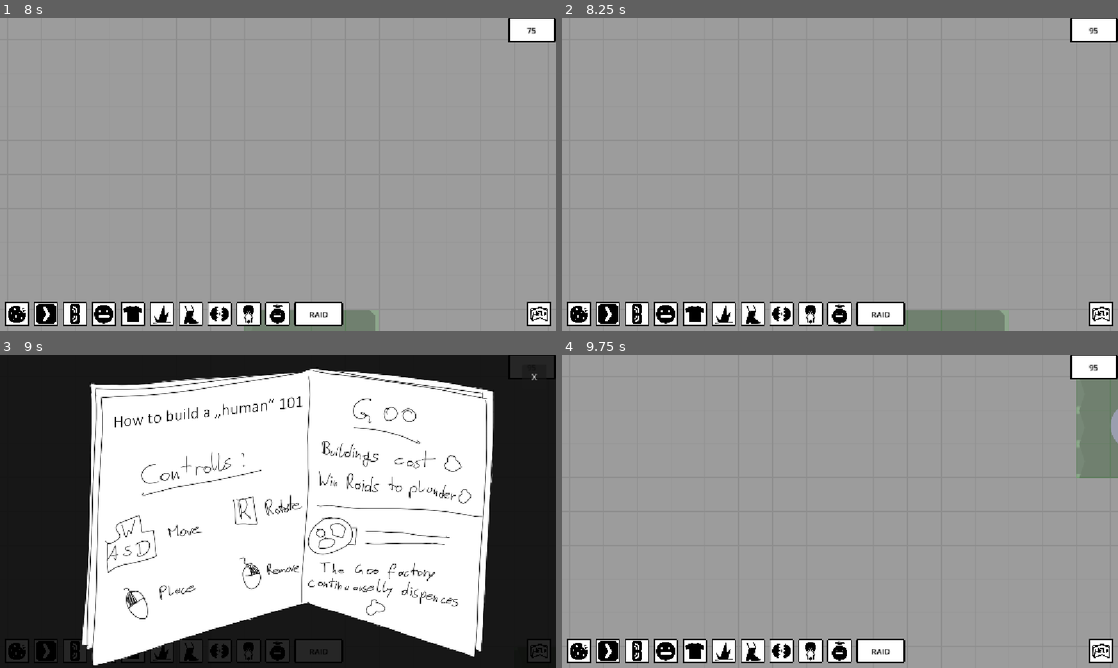
Above: before the commit, frames 1-4 (two rows, left to right).
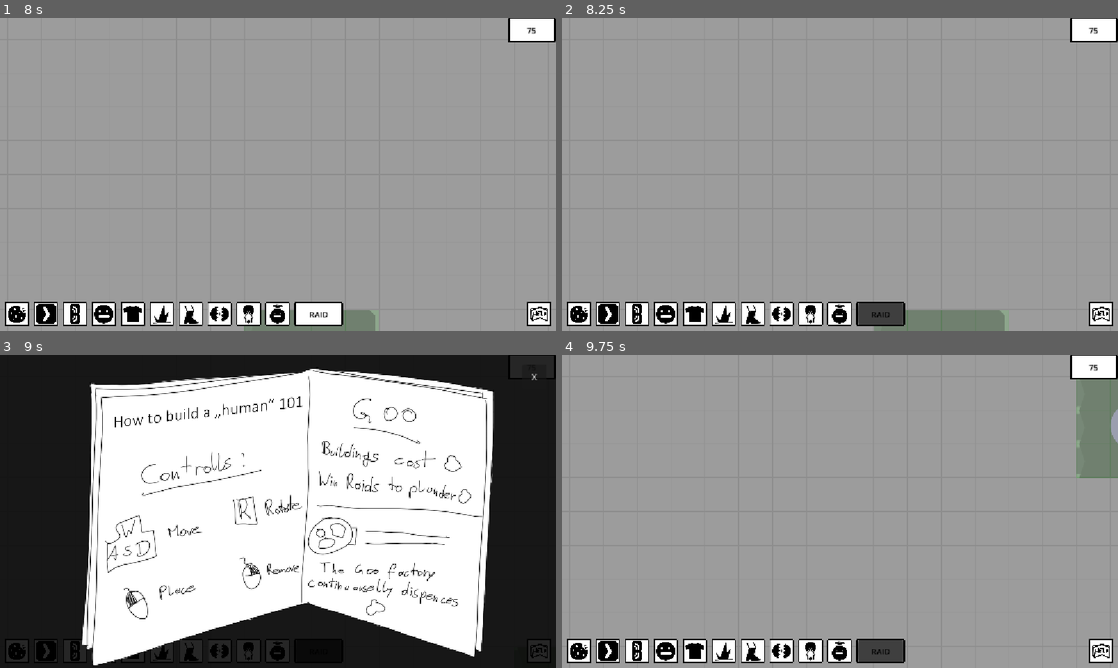
Above: after the commit, the same moments.

Repository: Schlutzkrapfen/Camara-Game
Game: Godot game, scene res://Levels/main_scene_RobertTesting.tscn
The game is run twice, just before and just after one commit, with the same random seed, the same clock (stepped at 60 frames per second) and the same inputs.
Inputs (mouse positions are in pixels of both pictures, inside the frame that each line leads up to):
- Up to frame 1 (8 s): click (16, 315) at 0.5 s; click (44, 315) at 1.25 s; click (72, 315) at 2 s; click (105, 315) at 2.75 s; click (133, 315) at 3.5 s; click (161, 315) at 4.25 s; click (189, 315) at 5 s; click (216, 315) at 5.75 s; click (250, 315) at 6.5 s; click (278, 315) at 7.25 s
- Up to frame 2 (8.25 s): click "RAID" at 8 s
- Up to frame 3 (9 s): click (539, 652) at 8.75 s
- Up to frame 4 (9.75 s): click "X" at 9.5 s

Frame 1 is identical in both runs. In frame 2, 0.6% of the frame differs, in the area x 53-96%, y 3-98%; in frame 3, 0.5%; in frame 4, 0.6%.

Commit message:
Fixed a bug that was when it not checked at the right time and added a = for that you can build one more goo

Diff:
--- a/Levels/Enemies/Elite_Outpost.tscn
+++ b/Levels/Enemies/Elite_Outpost.tscn
@@ -8,7 +8,6 @@
 script = ExtResource("1_8ye4o")
 hp = 1000
 speed = 0.0
-attackDamage = 10
 attackCooldown = 10.0
 attackRange = 1000.0
 isSpawner = true
--- a/Levels/Enemies/Guard_WatchTower.tscn
+++ b/Levels/Enemies/Guard_WatchTower.tscn
@@ -11,7 +11,6 @@
 attackDamage = 15
 attackCooldown = 10.0
 attackRange = 500.0
-isSpawner = true
 spawn = ExtResource("2_ustfx")
 minSpawnTime = 5.0
 maxSpawnTime = 8.0
--- a/script/check_if_build.gd
+++ b/script/check_if_build.gd
@@ -17,7 +17,7 @@
 func _is_tile_free(pos: Vector2i) -> bool:
 	return main_tileset.get_cell_tile_data(pos) == null
 func has_enough_goo() -> bool:
-	return Global.curGoo -Global.factory_list[Global.current_house].buildcost  >0
+	return Global.curGoo -Global.factory_list[Global.current_house].buildcost  >=0
 # Called every frame. 'delta' is the elapsed time since the previous frame.
 func check_if_okay_to_build(tile)-> bool:
 	for x in Global.factory_list[Global.current_house].size.x:
--- a/script/globals/GameManager.gd
+++ b/script/globals/GameManager.gd
@@ -101,7 +101,6 @@
 
 func StartRaid() -> void:
 	btn_Raid.disabled = true
-	check_if_finished()
 	if settlements == null:
 		return
 	if settlements.size() == curSettlementIndex:
@@ -112,6 +111,7 @@
 	cam.locked = false;
 	var newSettlement := settlements[curSettlementIndex].instantiate()
 	self.add_child(newSettlement)
+	check_if_finished()
 	if curSettlement != null:
 		curSettlement.queue_free()
 	curSettlement = newSettlement
